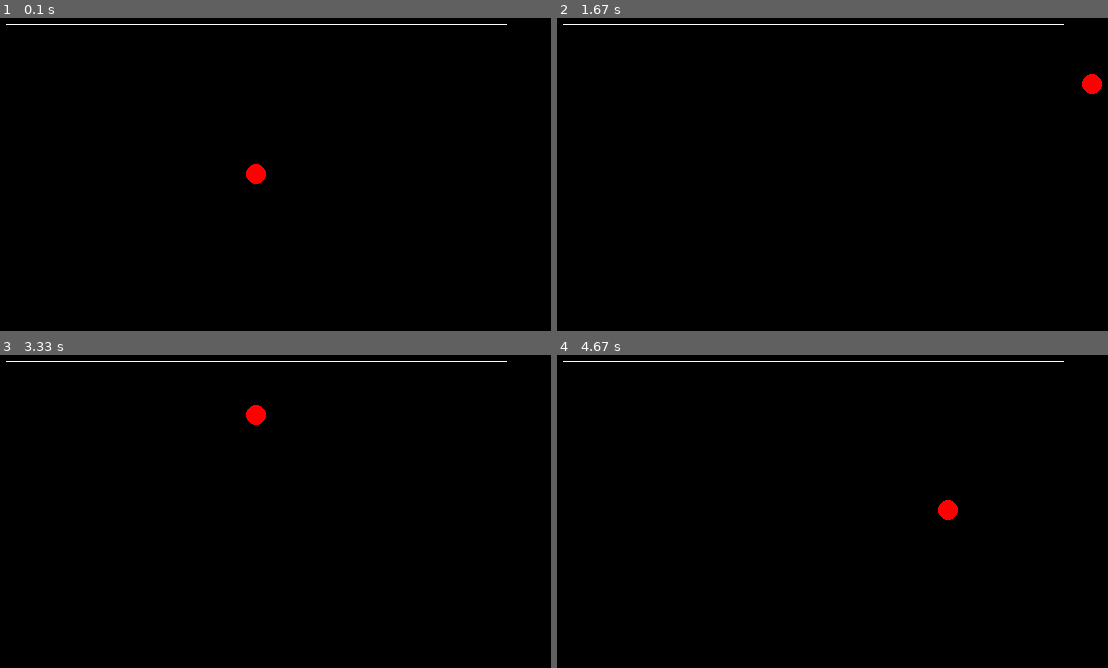
Above: before the commit, frames 1-4 (two rows, left to right).
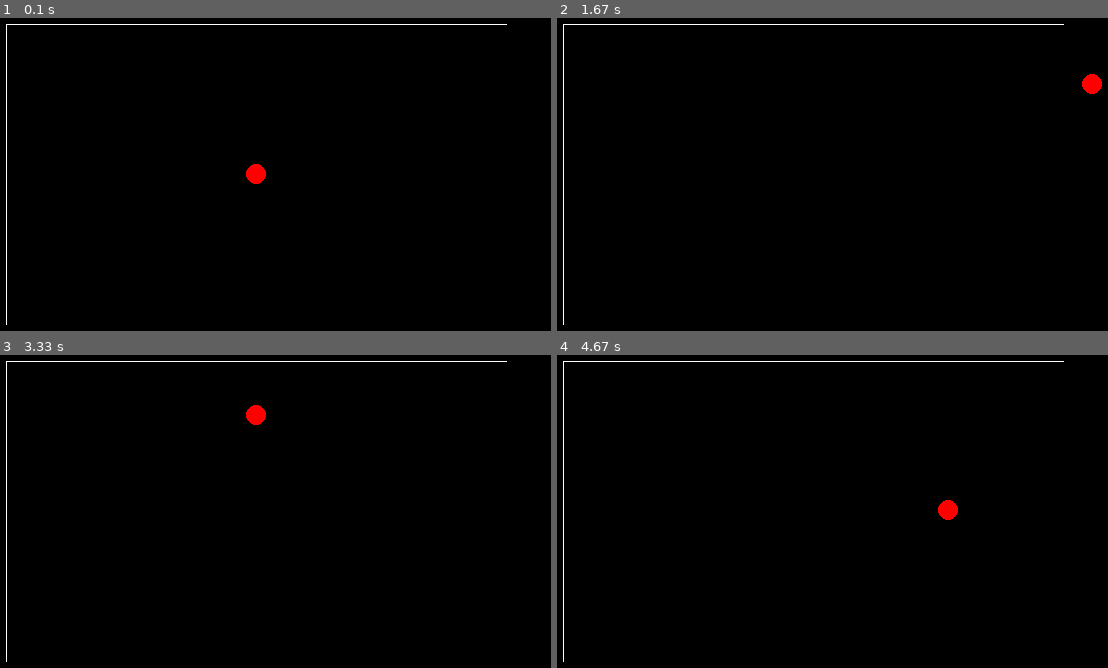
Above: after the commit, the same moments.

Repository: PlasmaZen/AP_compsci
Game: pygame game, started from test_pygame.py
Same seed, same stepped clock (60 frames per second), same inputs: the game is played once before the commit and once after it.
Inputs:
- Up to frame 1 (0.1 s): no input
- Up to frame 2 (1.67 s): hold D 0.33-0.8 s; hold W 0.83-1.13 s; hold D 1.17-1.63 s
- Up to frame 3 (3.33 s): hold A 1.67-2.2 s; hold S 2.23-2.53 s; hold A 2.57-2.97 s; hold W from 3 s (still down)
- Up to frame 4 (4.67 s): release W at 3.37 s; hold D 3.4-4.03 s; hold S 4.07-4.43 s; hold A from 4.47 s (still down)

The runs differ from the first frame. In frame 1, 0.2% of the frame differs, in the area x 1-2%, y 2-99%; in frame 2, 0.2%; in frame 3, 0.2%; in frame 4, 0.2%.

Commit message:
Add files via upload

Diff:
--- a/test_pygame.py
+++ b/test_pygame.py
@@ -17,7 +17,9 @@
 
     pg.draw.circle(screen, "red", player_pos, 10)
     pg.draw.line(screen, "white", (50, 50), (screen.get_width() - 50, 50))
-
+    pg.draw.line(screen, "white", (50, 50), (50, screen.get_height() - 50))
+    pg.draw.line(screen, "white", (50, 50), (screen.get_width() - 50, 50))
+    pg.draw.line(screen, "white", (50, 50), (screen.get_width() - 50, 50))
     keys = pg.key.get_pressed()
     if keys[pg.K_w]:
         player_pos.y -= 300 * dt
